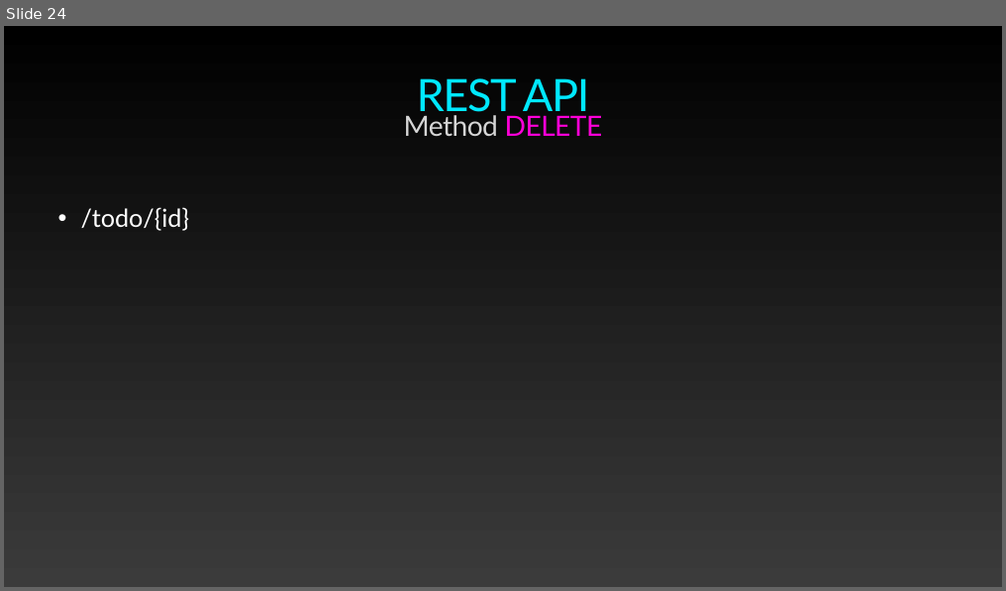
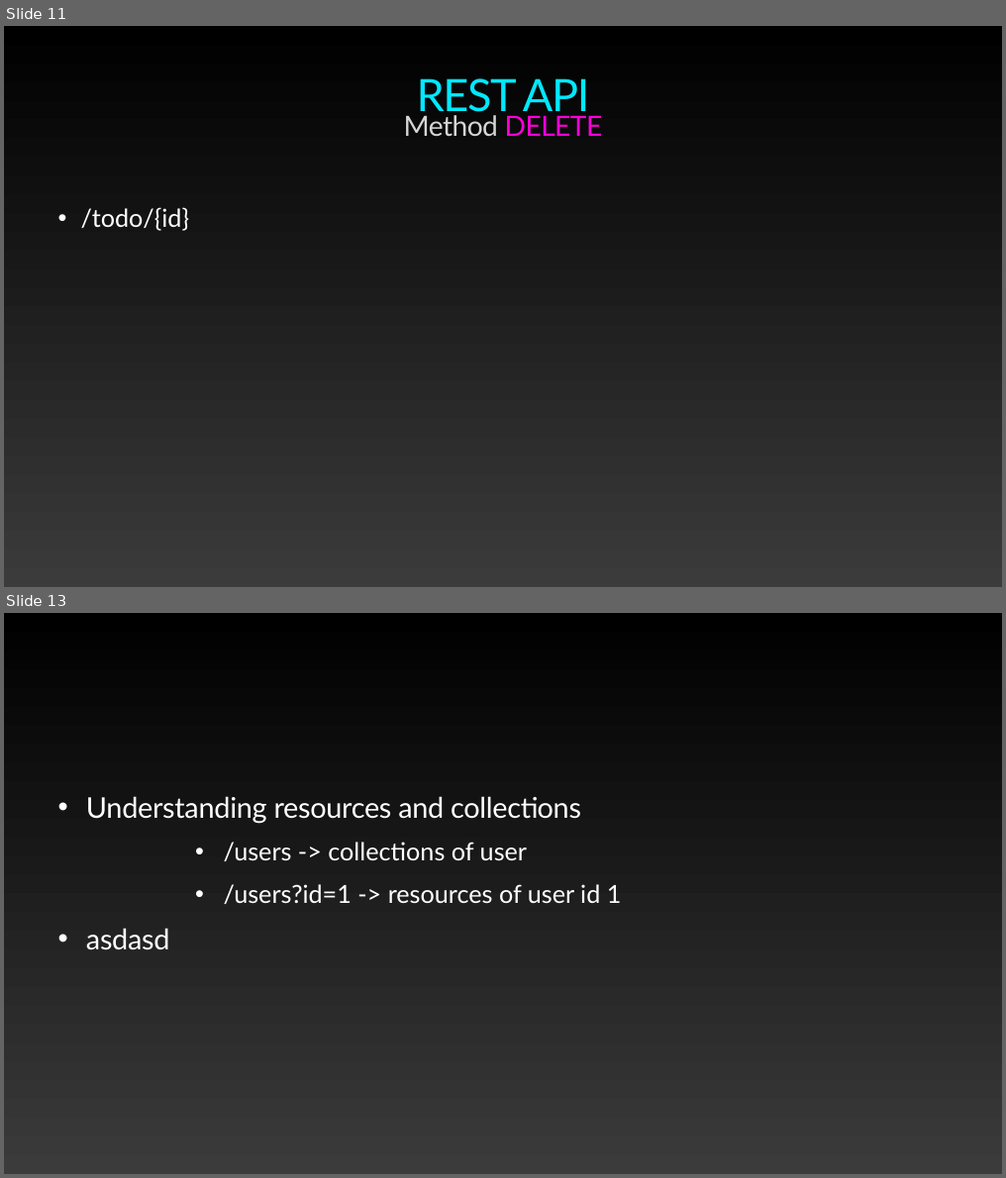
Before and after one commit to toeipaitoon/rest-api-node-js, a slide deck: docs/REST API with NODE.pptx. Shown one above the other, each under a label of ours: slide 24 before the commit, slides 11 and 13 after it; the slides between them are not shown. The pictures are 1006x591 and 1006x1178 pixels, drawn with LibreOffice and Linux fonts; fonts in the diff are those of the drawing. Boxes give left, top, right and bottom in pixels: in the first picture for what was removed or moved away, otherwise in the second. Text is boxed around its words. In the diff, an @@ line names an element or a change of style, - is before the commit and + after.

```diff
--- a/docs/REST API with NODE.pptx
+++ b/docs/REST API with NODE.pptx
@@ slide 13 added at bbox=[4, 613, 1002, 1174], background gradient #000000 to #3B3B3B @@
@@ text added at bbox=[86, 796, 622, 951], 48 pt, text #FFFFFF @@
+• Understanding resources and collections
+          • /users -> collections of user
+          • /users?id=1 -> resources of user id 1
+      • asdasd
@@ what was slide 24 is now slide 11 @@
```
Also in this commit, not shown: 2 slides changed, 1 other slide added.
